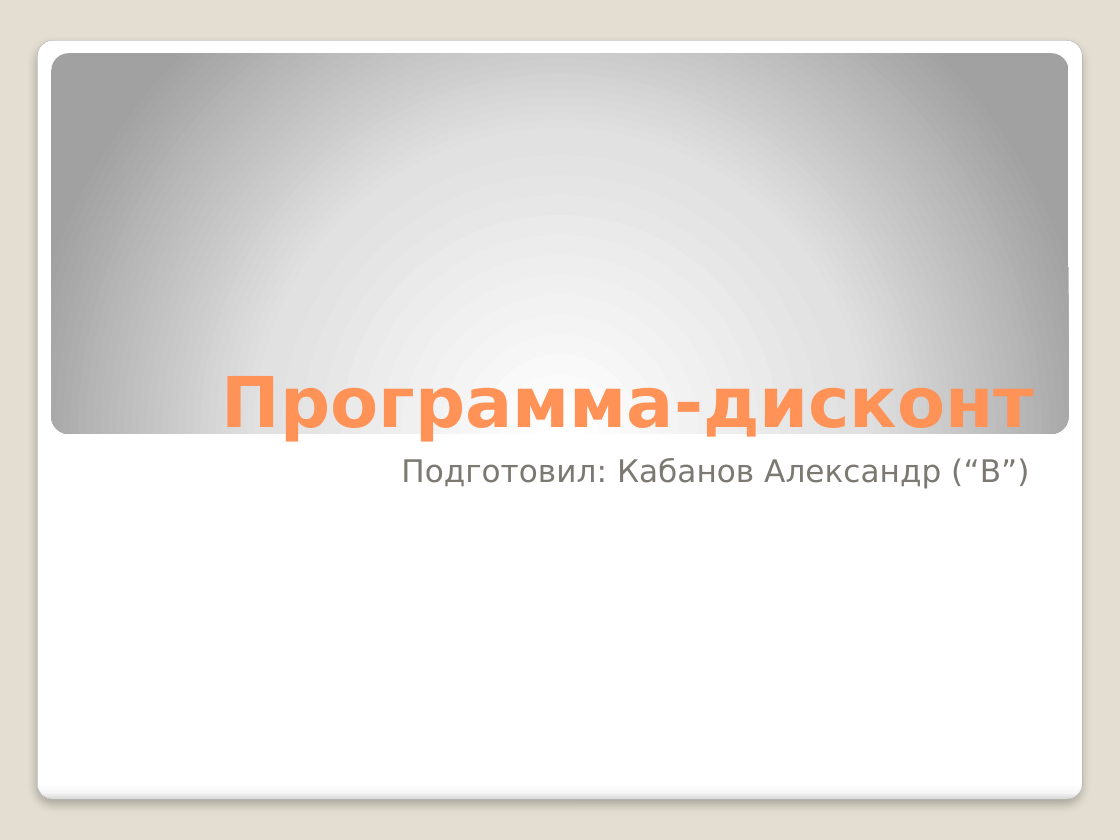
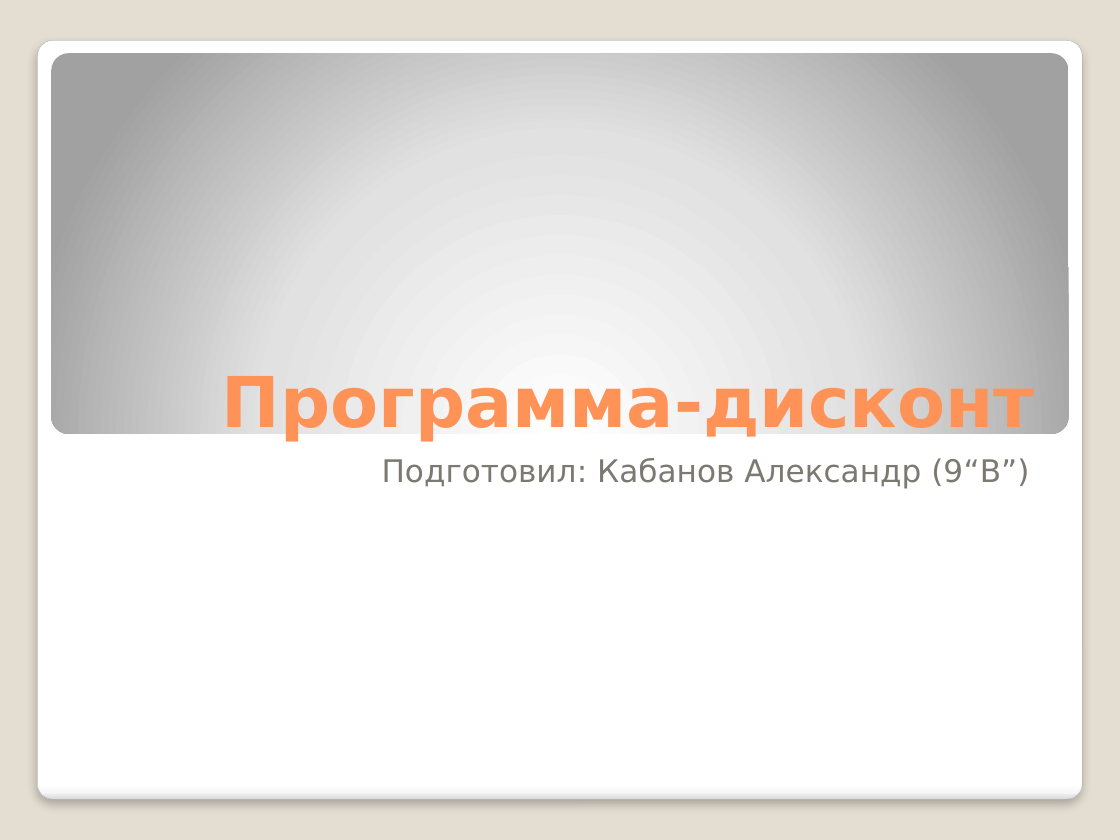
Before and after one commit to Kinalex123/project_new, a slide deck: slide 1 of Программа-дисконт.pptx. Drawn at 1120x840 pixels with LibreOffice and Linux fonts; fonts in the diff are those of the drawing. Boxes give left, top, right and bottom in pixels: in the first picture for what was removed or moved away, otherwise in the second. Text is boxed around its words. In the diff, an @@ line names an element or a change of style, - is before the commit and + after.

```diff
--- a/Программа-дисконт.pptx
+++ b/Программа-дисконт.pptx
@@ subtitle at bbox=[382, 458, 1029, 489]: text changed @@
-Подготовил: Кабанов Александр (“В”)
+Подготовил: Кабанов Александр (9“В”)
```
Also in this commit, not shown: 1 other slide changed, 1 slide added, 1 slide removed.
